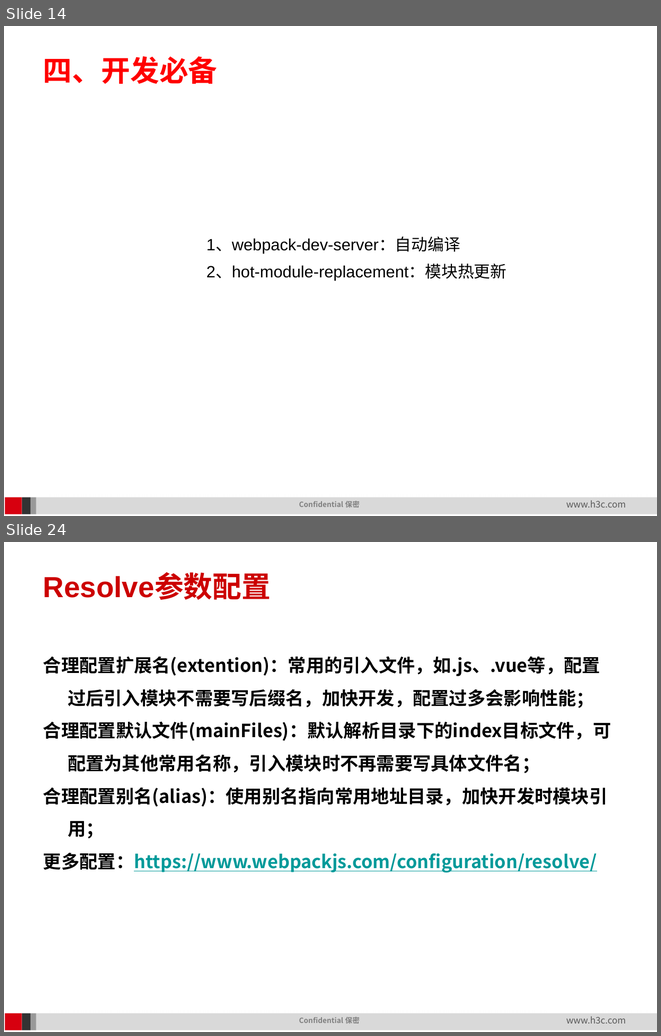
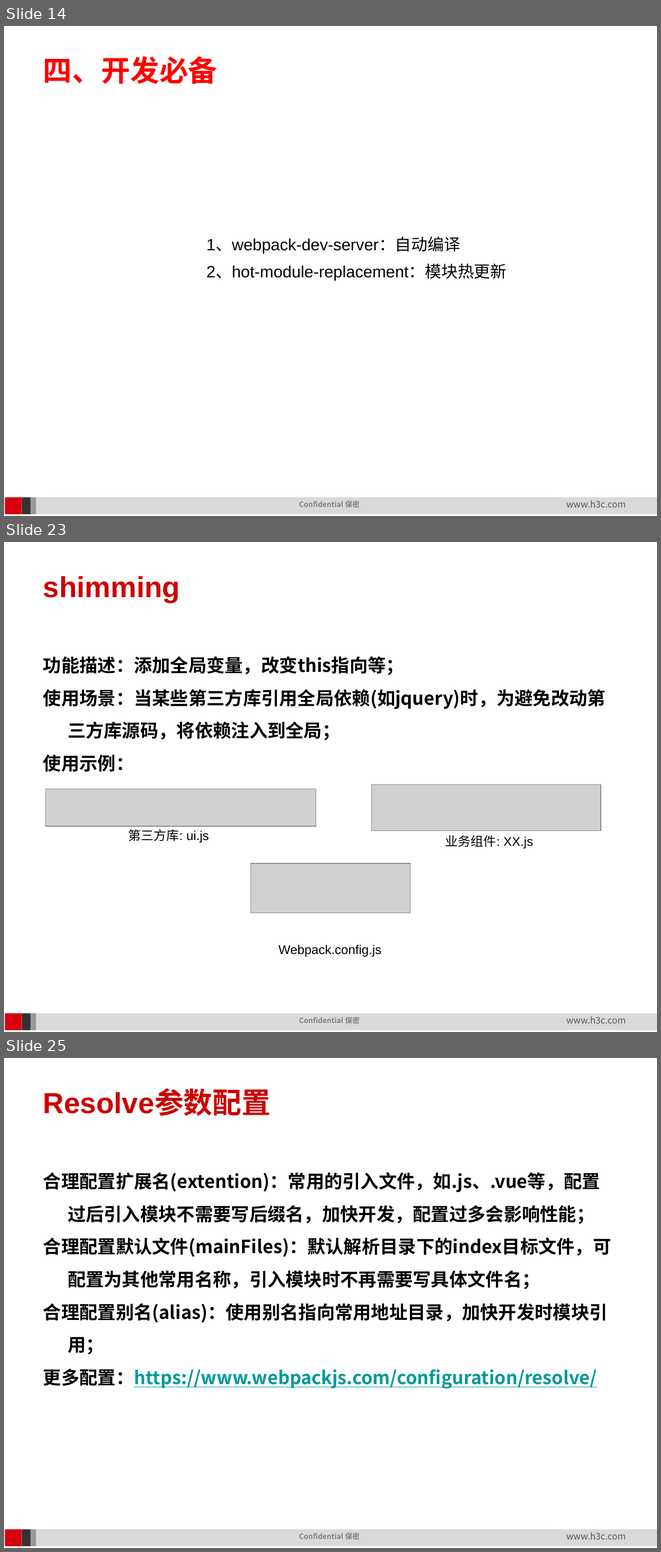
Before and after one commit to leez-bot/FE-Study, a slide deck: notes/webpack/webpack高级配置.pptx. Shown one above the other, each under a label of ours: slides 14 and 24 before the commit, slides 14, 23 and 25 after it; the slides between them are not shown. The pictures are 661x1036 and 661x1552 pixels, drawn with LibreOffice and Linux fonts; fonts in the diff are those of the drawing; grey boxes stand for pictures; background and template pictures are left out. Boxes give left, top, right and bottom in pixels: in the first picture for what was removed or moved away, otherwise in the second. Text is boxed around its words. In the diff, an @@ line names an element or a change of style, - is before the commit and + after.

Commit message:
添加部分内容

```diff
--- a/notes/webpack/webpack高级配置.pptx
+++ b/notes/webpack/webpack高级配置.pptx
@@ slide 23 added at (4,542,657,1032), background #FFFFFF; not listed: 10 template elements that a slide beside it also shows @@
@@ title added at (43,576,180,602), 32 pt, text #CC0000, bold @@
+shimming
@@ text added at (43,656,606,771), 20 pt, text #000000, bold @@
+功能描述：添加全局变量，改变this指向等；
+使用场景：当某些第三方库引用全局依赖(如jquery)时，为避免改动第三方库源码，将依赖注入到全局；
+使用示例：
@@ picture added at (46,789,316,826) @@
@@ picture added at (372,784,601,831) @@
@@ text added at (129,829,209,843), 14 pt, text #000000 @@
+第三方库: ui.js
@@ text added at (445,835,533,848), 14 pt, text #000000 @@
+业务组件: XX.js
@@ picture added at (251,863,411,913) @@
@@ text added at (279,944,381,956), 14 pt, text #000000 @@
+Webpack.config.js
@@ what was slide 24 is now slide 25 @@
```
Also in this commit, not shown: 11 slides changed, 1 other slide added, 11 other files.
